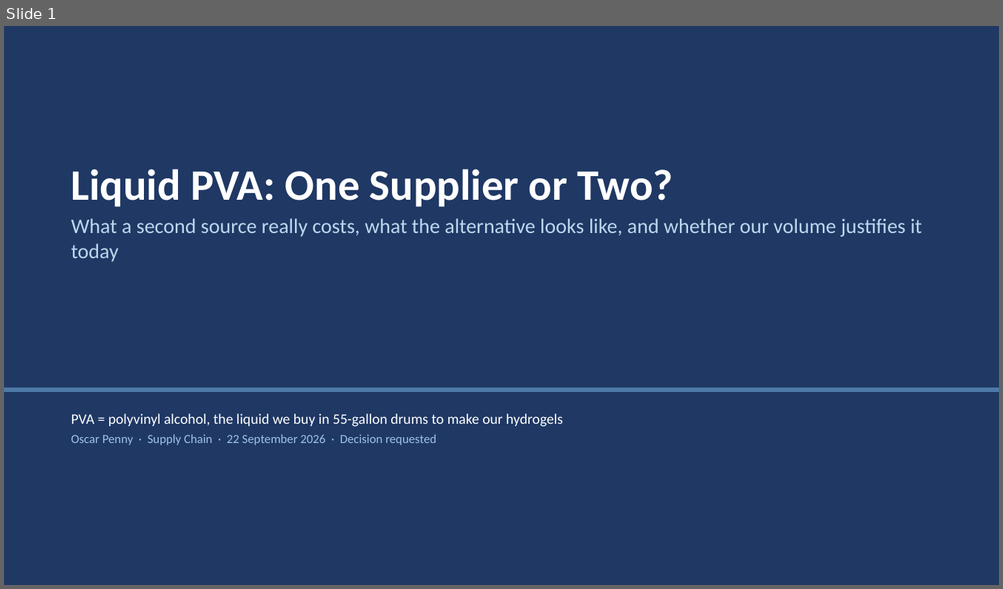
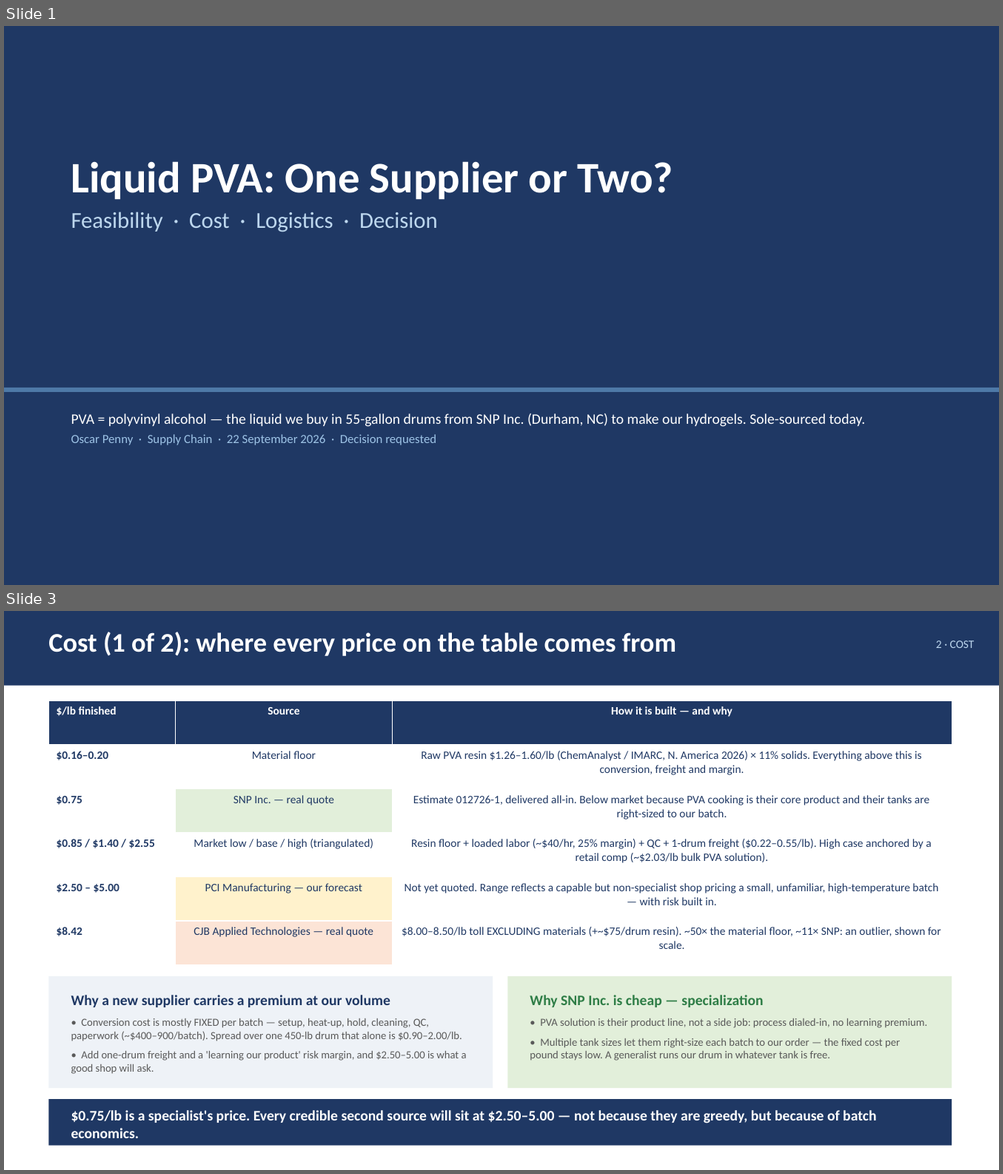
Before and after one commit to naviero1/Claude-Works, a slide deck: PVA second supplier initiative/PVA_Second_Supplier_Leadership_Deck.pptx. Shown one above the other, each under a label of ours: slide 1 before the commit, slides 1 and 3 after it; the slides between them are not shown. The pictures are 1003x589 and 1003x1174 pixels, drawn with LibreOffice and Linux fonts; fonts in the diff are those of the drawing. Boxes give left, top, right and bottom in pixels: in the first picture for what was removed or moved away, otherwise in the second. Text is boxed around its words. In the diff, an @@ line names an element or a change of style, - is before the commit and + after.

```diff
--- a/PVA second supplier initiative/PVA_Second_Supplier_Leadership_Deck.pptx
+++ b/PVA second supplier initiative/PVA_Second_Supplier_Leadership_Deck.pptx
@@ slide 3 added at (x1=4, y1=611, x2=999, y2=1170), background #FFFFFF @@
@@ rectangle added at (x1=4, y1=611, x2=999, y2=686), fill #1F3864 @@
@@ text added at (x1=48, y1=632, x2=676, y2=656), 26 pt, text #FFFFFF, bold @@
+Cost (1 of 2): where every price on the table comes from
@@ text added at (x1=936, y1=641, x2=974, y2=648), 11 pt, text #BDD7EE @@
+2 · COST
@@ table added at (x1=48, y1=701, x2=951, y2=965), 6 rows, 3 columns @@
+$/lb finished | Source | How it is built — and why
+$0.16–0.20 | Material floor | Raw PVA resin $1.26–1.60/lb (ChemAnalyst / IMARC, N. America 2026) × 11% solids. Everything above this is conversion, freight and margin.
+$0.75 | SNP Inc. — real quote | Estimate 012726-1, delivered all-in. Below market because PVA cooking is their core product and their tanks are right-sized to our batch.
+$0.85 / $1.40 / $2.55 | Market low / base / high (triangulated) | Resin floor + loaded labor (~$40/hr, 25% margin) + QC + 1-drum freight ($0.22–0.55/lb). High case anchored by a retail comp (~$2.03/lb bulk PVA solution).
+$2.50 – $5.00 | PCI Manufacturing — our forecast | Not yet quoted. Range reflects a capable but non-specialist shop pricing a small, unfamiliar, high-temperature batch — with risk built in.
+$8.42 | CJB Applied Technologies — real quote | $8.00–8.50/lb toll EXCLUDING materials (+~$75/drum resin). ~50× the material floor, ~11× SNP: an outlier, shown for scale.
@@ rectangle added at (x1=48, y1=977, x2=492, y2=1088), fill #EEF2F7 @@
@@ rectangle added at (x1=508, y1=977, x2=951, y2=1088), fill #E2EFDA @@
@@ text added at (x1=71, y1=995, x2=466, y2=1074), 10.5 pt, text #595959 @@
+Why a new supplier carries a premium at our volume
+• Conversion cost is mostly FIXED per batch — setup, heat-up, hold, cleaning, QC, paperwork (~$400–900/batch). Spread over one 450-lb drum that alone is $0.90–2.00/lb.
+• Add one-drum freight and a 'learning our product' risk margin, and $2.50–5.00 is what a good shop will ask.
@@ text added at (x1=529, y1=995, x2=927, y2=1061), 10.5 pt, text #595959 @@
+Why SNP Inc. is cheap — specialization
+• PVA solution is their product line, not a side job: process dialed-in, no learning premium.
+• Multiple tank sizes let them right-size each batch to our order — the fixed cost per pound stays low. A generalist runs our drum in whatever tank is free.
@@ rectangle added at (x1=48, y1=1099, x2=951, y2=1146), fill #1F3864 @@
@@ text added at (x1=71, y1=1111, x2=876, y2=1139), 14 pt, text #FFFFFF, bold @@
+$0.75/lb is a specialist's price. Every credible second source will sit at $2.50–5.00 — not because they are greedy, but because of batch economics.
@@ slide 1 changed as well @@
@@ text "Liquid PVA: One Supplier or ..." moved from (x1=71, y1=169, x2=922, y2=262) to (x1=71, y1=161, x2=674, y2=232) @@
@@ text at (x1=71, y1=212, x2=438, y2=232): text changed; size 20 to 22 pt @@
-What a second source really costs, what the alternative looks like, and whether our volume justifies it today
+Feasibility · Cost · Logistics · Decision
@@ text at (x1=71, y1=414, x2=865, y2=427): text changed @@
-PVA = polyvinyl alcohol, the liquid we buy in 55-gallon drums to make our hydrogels
+PVA = polyvinyl alcohol — the liquid we buy in 55-gallon drums from SNP Inc. (Durham, NC) to make our hydrogels. Sole-sourced today.
```
Also in this commit, not shown: 1 other slide changed, 6 other slides added, 13 slides removed, 6 other files.
